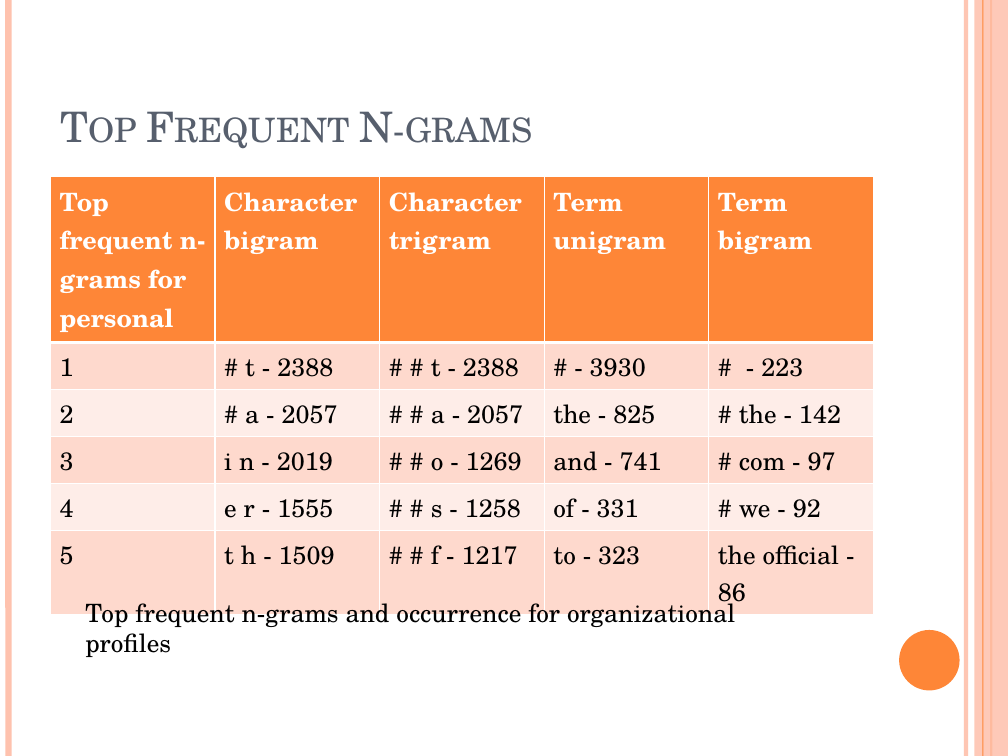
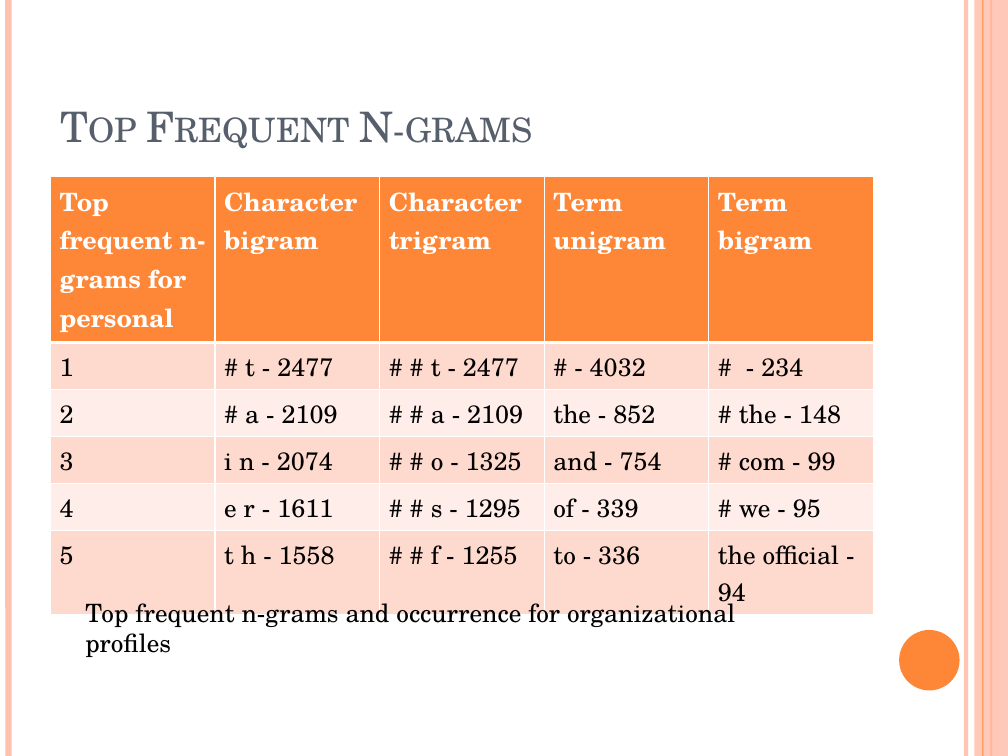
Before and after one commit to ttang10/Organization_Detection_ML, a slide deck: slide 14 of Organization Detection.pptx. Drawn at 1008x756 pixels with LibreOffice and Linux fonts; fonts in the diff are those of the drawing. Boxes give left, top, right and bottom in pixels: in the first picture for what was removed or moved away, otherwise in the second. Text is boxed around its words. In the diff, an @@ line names an element or a change of style, - is before the commit and + after.

```diff
--- a/Organization Detection.pptx
+++ b/Organization Detection.pptx
@@ table at (50, 176, 872, 613) @@
-row 2: 1 | # t - 2388 | # # t - 2388 | # - 3930 | # - 223
+row 2: 1 | # t - 2477 | # # t - 2477 | # - 4032 | # - 234
-row 3: 2 | # a - 2057 | # # a - 2057 | the - 825 | # the - 142
+row 3: 2 | # a - 2109 | # # a - 2109 | the - 852 | # the - 148
-row 4: 3 | i n - 2019 | # # o - 1269 | and - 741 | # com - 97
+row 4: 3 | i n - 2074 | # # o - 1325 | and - 754 | # com - 99
-row 5: 4 | e r - 1555 | # # s - 1258 | of - 331 | # we - 92
+row 5: 4 | e r - 1611 | # # s - 1295 | of - 339 | # we - 95
-row 6: 5 | t h - 1509 | # # f - 1217 | to - 323 | the official - 86
+row 6: 5 | t h - 1558 | # # f - 1255 | to - 336 | the official - 94
```
Also in this commit, not shown: 4 other slides changed, 34 other files.
